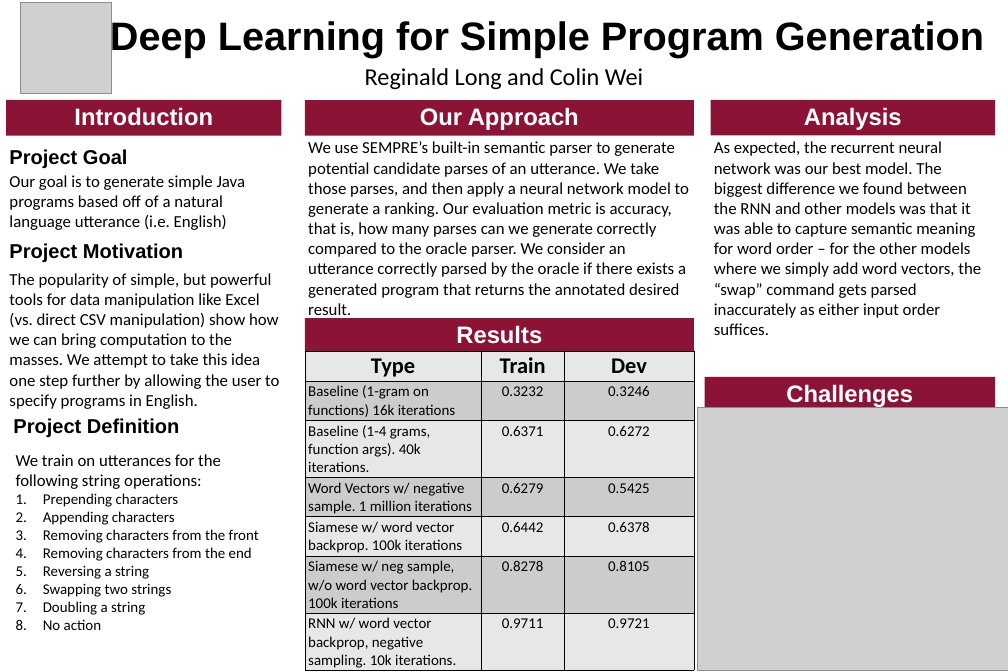
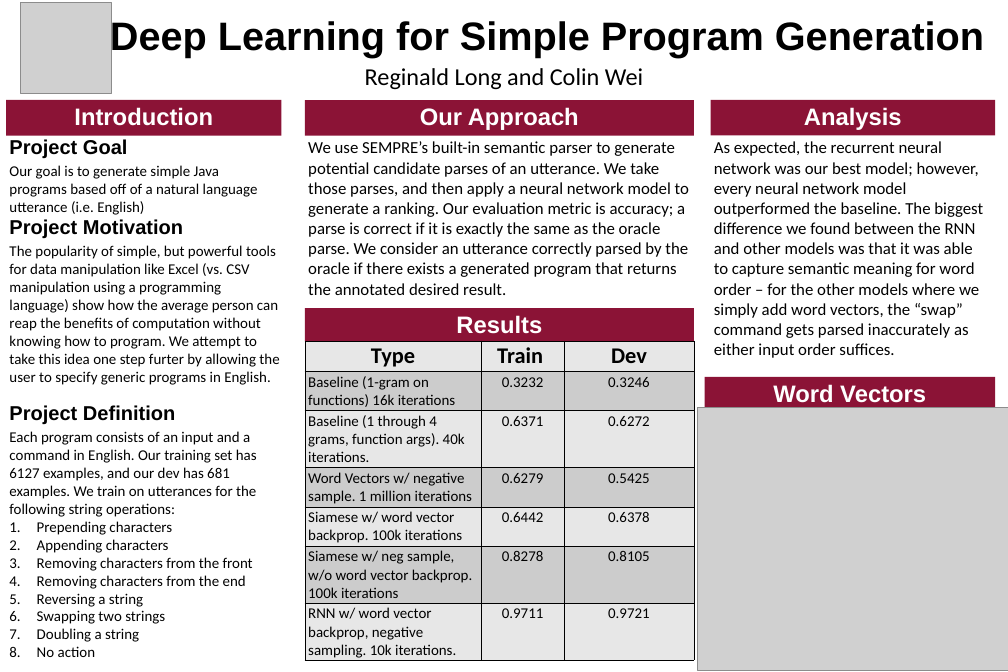
Before and after one commit to reggylong/program, a slide deck: slide 1 of poster.pptx. Drawn at 1008x672 pixels with LibreOffice and Linux fonts; fonts in the diff are those of the drawing; grey boxes stand for pictures. Boxes give left, top, right and bottom in pixels: in the first picture for what was removed or moved away, otherwise in the second. Text is boxed around its words. In the diff, an @@ line names an element or a change of style, - is before the commit and + after.

Commit message:
Finished poster

```diff
--- a/poster.pptx
+++ b/poster.pptx
@@ text at box(308, 141, 689, 295): text changed @@
-We use SEMPRE’s built-in semantic parser to generate potential candidate parses of an utterance. We take those parses, and then apply a neural network model to generate a ranking. Our evaluation metric is accuracy, that is, how many parses can we generate correctly compared to the oracle parser. We consider an utterance correctly parsed by the oracle if there exists a generated program that returns the annotated desired result.
+We use SEMPRE’s built-in semantic parser to generate potential candidate parses of an utterance. We take those parses, and then apply a neural network model to generate a ranking. Our evaluation metric is accuracy; a parse is correct if it is exactly the same as the oracle parse. We consider an utterance correctly parsed by the oracle if there exists a generated program that returns the annotated desired result.
@@ text at box(714, 141, 983, 358): text changed @@
-As expected, the recurrent neural network was our best model. The biggest difference we found between the RNN and other models was that it was able to capture semantic meaning for word order – for the other models where we simply add word vectors, the “swap” command gets parsed inaccurately as either input order suffices.
+As expected, the recurrent neural network was our best model; however, every neural network model outperformed the baseline. The biggest difference we found between the RNN and other models was that it was able to capture semantic meaning for word order – for the other models where we simply add word vectors, the “swap” command gets parsed inaccurately as either input order suffices.
@@ text "Our goal is to generate ...": place and size @@
-text "Our goal is to generate ..." at box(9, 175, 245, 230)
+text "Our goal is to generate ..." at box(9, 165, 258, 215)
@@ text "Our goal is to generate ..." at box(9, 165, 258, 215): size 36 to 32 pt @@
@@ text "Project Motivation": place and size @@
-text "Project Motivation" at box(9, 243, 183, 262)
+text "Project Motivation" at box(9, 219, 183, 238)
@@ text at box(9, 245, 279, 385): text changed; size 36 to 32 pt @@
-The popularity of simple, but powerful tools for data manipulation like Excel (vs. direct CSV manipulation) show how we can bring computation to the masses. We attempt to take this idea one step further by allowing the user to specify programs in English.
+The popularity of simple, but powerful tools for data manipulation like Excel (vs. CSV manipulation using a programming language) show how the average person can reap the benefits of computation without knowing how to program. We attempt to take this idea one step furter by allowing the user to specify generic programs in English.
@@ 1 rectangle, 1 text, 1 table: place and size @@
-1 rectangle, 1 text, 1 table at box(9, 149, 694, 672)
+1 rectangle, 1 text, 1 table at box(9, 139, 694, 662)
@@ table at box(305, 341, 694, 662) @@
-row 3, column 1: Baseline (1-4 grams, function args). 40k iterations.
+row 3, column 1: Baseline (1 through 4 grams, function args). 40k iterations.
@@ text in rectangle at box(773, 384, 926, 408): text changed @@
-Challenges
+Word Vectors
@@ text "Project Definition": place and size @@
-text "Project Definition" at box(13, 418, 179, 437)
+text "Project Definition" at box(9, 405, 175, 424)
@@ text "Each program consists of an ...": place and size @@
-text "Each program consists of an ..." at box(16, 454, 259, 630)
+text "Each program consists of an ..." at box(9, 431, 257, 657)
@@ text at box(9, 431, 257, 517): text changed; size 36 to 32 pt @@
-We train on utterances for the following string operations:
+Each program consists of an input and a command in English. Our training set has 6127 examples, and our dev has 681 examples. We train on utterances for the following string operations:
```
